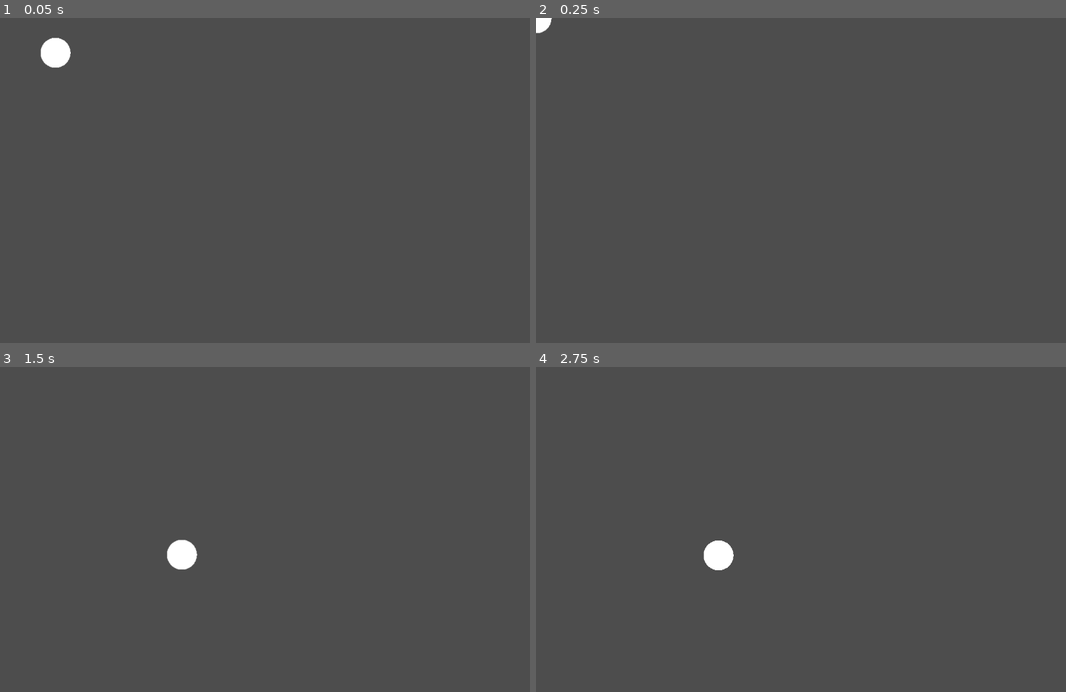
Above: before the commit, frames 1-4 (two rows, left to right).
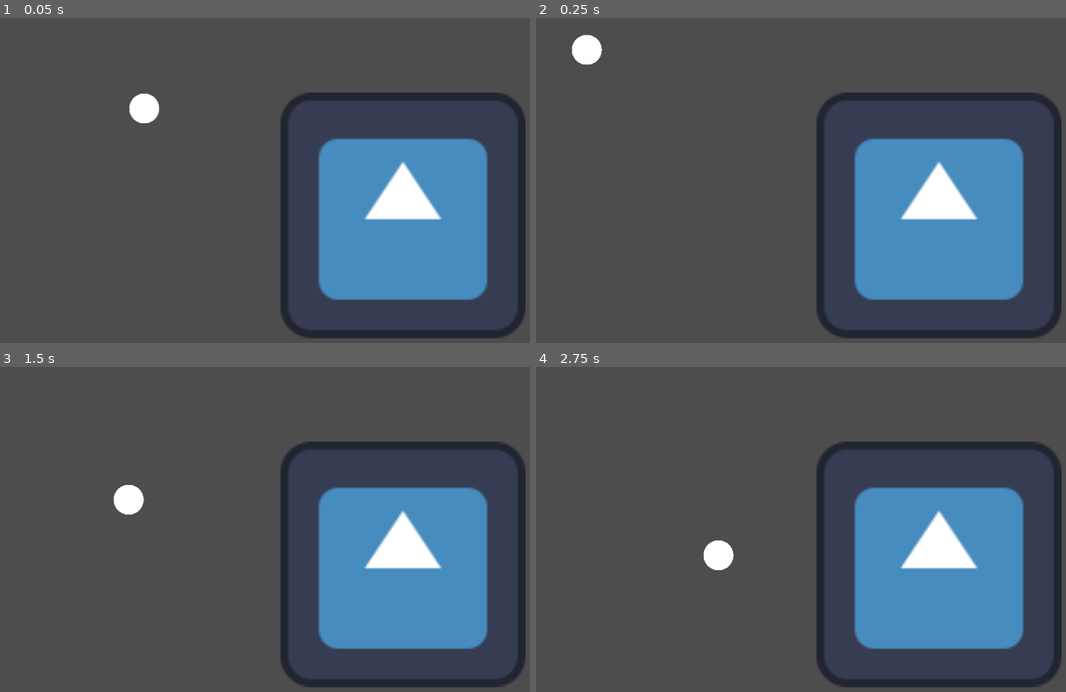
Above: after the commit, the same moments.

Repository: superwhack/counter-intuitive
Game: Godot game, scene res://scenes/main.tscn
Two runs of this game, one before a commit and one after it. Both use one fixed random seed, a clock stepped at 60 frames per second and the inputs below. The engine's default icon, where the game draws it, is replaced by a stand-in: a white triangle on a blue panel in a dark square.
Inputs (mouse positions are in pixels of both pictures, inside the frame that each line leads up to):
- Up to frame 1 (0.05 s): no input
- Up to frame 2 (0.25 s): no input
- Up to frame 3 (1.5 s): move the mouse to (0, 367) at 0.52 s; press the mouse at (0, 367) at 0.53 s; tap Enter at 1.25 s; move the mouse to (180, 555) at 1.27 s; release the mouse at (180, 555) at 1.28 s; click (180, 555) at 1.35 s
- Up to frame 4 (2.75 s): move the mouse to (901, 464) at 2.02 s; press the mouse at (901, 464) at 2.03 s

The runs differ from the first frame. In frame 1, 21% of the frame differs, in the area x 7-100%, y 6-99%; in frame 2, 21%; in frame 3, 21%, in the area x 21-100%, y 22-99%; in frame 4, 20%.

Commit message:
Began implementing a new system for the board

Diff:
--- a/counter-intuitive/board.tscn
+++ /dev/null
@@ -1,40 +0,0 @@
-[gd_scene load_steps=5 format=3 uid="uid://dge4f8gmo3c60"]
-
-[ext_resource type="Script" uid="uid://c8weik1lixbkh" path="res://board.gd" id="1_p0ybc"]
-[ext_resource type="Theme" uid="uid://cofvomjdp5473" path="res://board_theme.tres" id="2_psm7c"]
-
-[sub_resource type="CanvasItemMaterial" id="CanvasItemMaterial_psm7c"]
-
-[sub_resource type="StyleBoxFlat" id="StyleBoxFlat_p0ybc"]
-bg_color = Color(0.6, 0.6, 0.6, 0)
-border_width_left = 2
-border_width_top = 2
-border_width_right = 2
-border_width_bottom = 2
-border_color = Color(0, 0, 0, 1)
-
-[node name="Board" type="CanvasLayer"]
-script = ExtResource("1_p0ybc")
-
-[node name="BG" type="Panel" parent="."]
-material = SubResource("CanvasItemMaterial_psm7c")
-anchors_preset = 8
-anchor_left = 0.5
-anchor_top = 0.5
-anchor_right = 0.5
-anchor_bottom = 0.5
-offset_left = -250.0
-offset_top = -250.0
-offset_right = 250.0
-offset_bottom = 250.0
-grow_horizontal = 2
-grow_vertical = 2
-theme = ExtResource("2_psm7c")
-theme_override_styles/panel = SubResource("StyleBoxFlat_p0ybc")
-
-[node name="GridContainer" type="GridContainer" parent="."]
-offset_left = 390.0
-offset_top = 110.0
-offset_right = 430.0
-offset_bottom = 150.0
-columns = 5
--- a/counter-intuitive/board_space.tscn
+++ /dev/null
@@ -1,8 +0,0 @@
-[gd_scene load_steps=2 format=3 uid="uid://clrqbnlb0ildj"]
-
-[ext_resource type="Script" uid="uid://b5xxl4h3op6mw" path="res://board_space.gd" id="1_rqmst"]
-
-[node name="BoardSpace" type="Panel"]
-offset_right = 40.0
-offset_bottom = 40.0
-script = ExtResource("1_rqmst")
--- a/counter-intuitive/project.godot
+++ b/counter-intuitive/project.godot
@@ -15,6 +15,10 @@
 config/features=PackedStringArray("4.4", "Forward Plus")
 config/icon="res://icon.svg"
 
+[autoload]
+
+Globals="*res://scenes/globals.tscn"
+
 [display]
 
 window/size/viewport_width=1280
--- /dev/null
+++ b/counter-intuitive/scenes/board.tscn
@@ -0,0 +1,13 @@
+[gd_scene load_steps=4 format=3 uid="uid://dge4f8gmo3c60"]
+
+[ext_resource type="Script" uid="uid://c8weik1lixbkh" path="res://scripts/board.gd" id="1_tx6nw"]
+[ext_resource type="PackedScene" uid="uid://bethrlvjsheva" path="res://scenes/board_space.tscn" id="2_nglv8"]
+[ext_resource type="Texture2D" uid="uid://w6qmnph32w68" path="res://icon.svg" id="2_tx6nw"]
+
+[node name="Board" type="Node2D"]
+z_index = -1
+script = ExtResource("1_tx6nw")
+boardSpace = ExtResource("2_nglv8")
+
+[node name="Sprite2D" type="Sprite2D" parent="."]
+texture = ExtResource("2_tx6nw")
--- a/counter-intuitive/board_space.gd
+++ b/counter-intuitive/scenes/board_space.gd
@@ -1,10 +1,9 @@
-extends Panel
-
-_init()
+extends Node2D
+var sprite
 
 # Called when the node enters the scene tree for the first time.
 func _ready() -> void:
-	pass # Replace with function body.
+	sprite = $Sprite2D
 
 
 # Called every frame. 'delta' is the elapsed time since the previous frame.
--- /dev/null
+++ b/counter-intuitive/scenes/board_space.tscn
@@ -0,0 +1,10 @@
+[gd_scene load_steps=3 format=3 uid="uid://bethrlvjsheva"]
+
+[ext_resource type="Script" uid="uid://du3ix8pnmhwjk" path="res://scenes/board_space.gd" id="1_b3f3s"]
+[ext_resource type="Texture2D" uid="uid://w6qmnph32w68" path="res://icon.svg" id="1_qlrc0"]
+
+[node name="BoardSpace" type="Node2D"]
+script = ExtResource("1_b3f3s")
+
+[node name="Sprite2D" type="Sprite2D" parent="."]
+texture = ExtResource("1_qlrc0")
--- a/counter-intuitive/scenes/counter.tscn
+++ b/counter-intuitive/scenes/counter.tscn
@@ -1,12 +1,13 @@
 [gd_scene load_steps=4 format=3 uid="uid://dex6iyyo1io4n"]
 
-[ext_resource type="Script" uid="uid://b0nmxofq5nfio" path="res://scenes/counter.gd" id="1_sc7mx"]
+[ext_resource type="Script" uid="uid://b0nmxofq5nfio" path="res://scripts/counter.gd" id="1_sc7mx"]
 [ext_resource type="Texture2D" uid="uid://cn4ri1x3pywdc" path="res://assets/blankcounter.png" id="2_8e5hq"]
 
 [sub_resource type="CircleShape2D" id="CircleShape2D_8e5hq"]
 radius = 31.257
 
 [node name="Counter" type="Area2D"]
+z_index = 1
 collision_mask = 0
 script = ExtResource("1_sc7mx")
 
--- /dev/null
+++ b/counter-intuitive/scenes/globals.tscn
@@ -0,0 +1,6 @@
+[gd_scene load_steps=2 format=3 uid="uid://dafe0lmytk63f"]
+
+[ext_resource type="Script" uid="uid://ot68ung055e1" path="res://scripts/globals.gd" id="1_e82qx"]
+
+[node name="Globals" type="Node2D"]
+script = ExtResource("1_e82qx")
--- a/counter-intuitive/scenes/main.tscn
+++ b/counter-intuitive/scenes/main.tscn
@@ -1,8 +1,15 @@
-[gd_scene load_steps=2 format=3 uid="uid://dpptyml8my5te"]
+[gd_scene load_steps=4 format=3 uid="uid://dpptyml8my5te"]
 
+[ext_resource type="Script" uid="uid://clrfh61lutycf" path="res://scripts/main.gd" id="1_0wfyh"]
 [ext_resource type="PackedScene" uid="uid://dex6iyyo1io4n" path="res://scenes/counter.tscn" id="1_o5qli"]
+[ext_resource type="PackedScene" uid="uid://dge4f8gmo3c60" path="res://scenes/board.tscn" id="3_sugp2"]
 
 [node name="Main" type="Node2D"]
+script = ExtResource("1_0wfyh")
 
 [node name="Counter" parent="." instance=ExtResource("1_o5qli")]
 position = Vector2(394, 247)
+
+[node name="Board" parent="." instance=ExtResource("3_sugp2")]
+position = Vector2(848, 415)
+scale = Vector2(4.02521, 4.02521)
--- /dev/null
+++ b/counter-intuitive/scripts/board.gd
@@ -0,0 +1,25 @@
+extends Node2D
+
+@export var counterSize : Vector2
+@export var margin : Vector2
+@export var spacing : Vector2
+@export var boardSpace : PackedScene
+
+
+# Called when the node enters the scene tree for the first time.
+func _ready() -> void:
+	# Get the size of counter
+	var test = boardSpace.instantiate()
+	add_child(test)
+	counterSize = test.sprite.get_rect().size
+	test.queue_free()
+
+	var currentY
+	for n in 25:
+		pass
+
+
+
+# Called every frame. 'delta' is the elapsed time since the previous frame.
+func _process(delta: float) -> void:
+	pass
--- a/counter-intuitive/scenes/counter.gd
+++ b/counter-intuitive/scripts/counter.gd
@@ -1,12 +1,17 @@
 extends Area2D
 
+@export var lerpSpeedFactor = 5.0
+
 var pickedUp: bool = false
+var hover : bool = false
+
 var initialPosition : Vector2
 var initialMousePosition : Vector2
 var deltaPosition : Vector2
 var desiredPosition : Vector2
 
-var hover : bool = false;
+
+
 func _ready() -> void:
 	pass # Replace with function body.
 
@@ -24,18 +29,15 @@
 		deltaPosition = get_viewport().get_mouse_position() - initialMousePosition;
 		desiredPosition = initialPosition + deltaPosition;
 
-	position = position.lerp(desiredPosition, delta * 20)
+	position = position.lerp(desiredPosition, delta * lerpSpeedFactor)
 
 
 #
-#
+# I dont really understand this.
 #func _input_event(viewport: Viewport, event: InputEvent, shape_idx: int) -> void:
 	#if (event is InputEventMouseButton) :
-		#pickedUp = true
-		#initialPosition = position;
-		#initialMousePosition = get_viewport().get_mouse_position()
-		#
-	#
+		#print("hi")
+	##
 
 
 func _on_mouse_entered() -> void:
--- /dev/null
+++ b/counter-intuitive/scripts/globals.gd
@@ -0,0 +1,14 @@
+extends Node2D
+
+var main : Main
+var space : PhysicsDirectSpaceState2D
+
+# Called when the node enters the scene tree for the first time.
+func _ready() -> void:
+
+	space = get_world_2d().direct_space_state
+
+
+# Called every frame. 'delta' is the elapsed time since the previous frame.
+func _process(delta: float) -> void:
+	pass
--- a/counter-intuitive/board.gd
+++ b/counter-intuitive/scripts/main.gd
@@ -1,14 +1,9 @@
 extends Node2D
-
-@export var boardSpaceScene : PackedScene;
-
-func _init() -> void:
-	for (i < 25)
+class_name Main
 
 # Called when the node enters the scene tree for the first time.
 func _ready() -> void:
-	pass # Replace with function body.
-
+	Globals.main = self
 
 # Called every frame. 'delta' is the elapsed time since the previous frame.
 func _process(delta: float) -> void:
Not shown, removed: counter-intuitive/board_space.gd.uid
Not shown, added: counter-intuitive/scenes/board_space.gd.uid
Renamed: counter-intuitive/board.gd.uid -> counter-intuitive/scripts/board.gd.uid
Renamed: counter-intuitive/scenes/counter.gd.uid -> counter-intuitive/scripts/counter.gd.uid
Not shown, added: counter-intuitive/scripts/globals.gd.uid
Not shown, added: counter-intuitive/scripts/main.gd.uid
